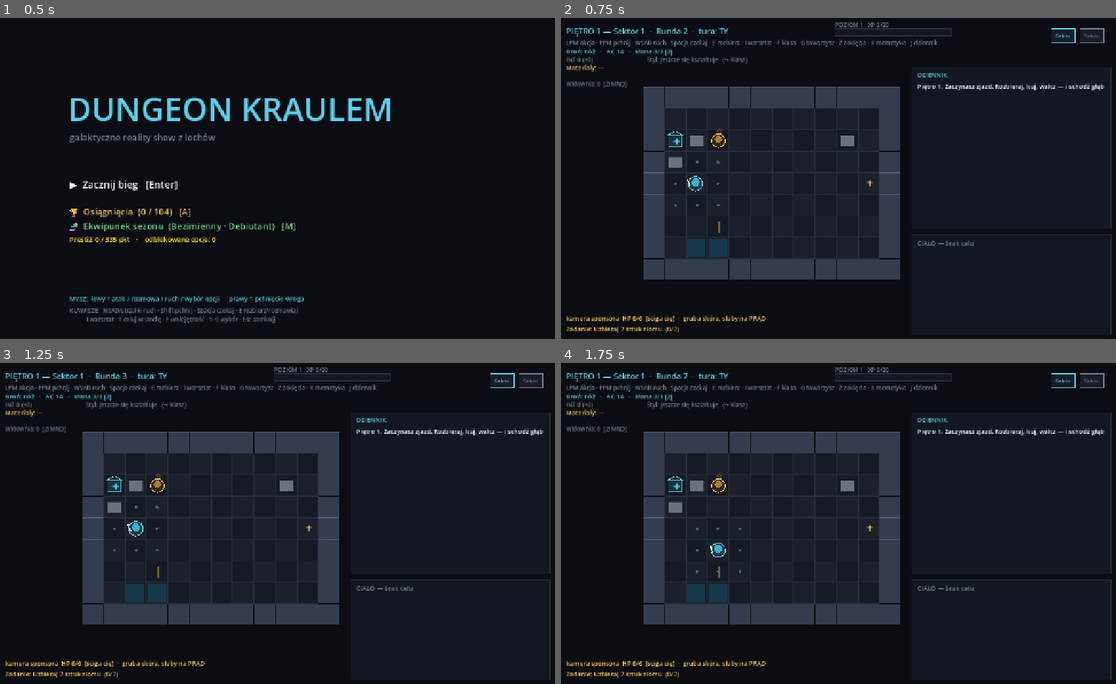
Above: before the commit, frames 1-4 (two rows, left to right).
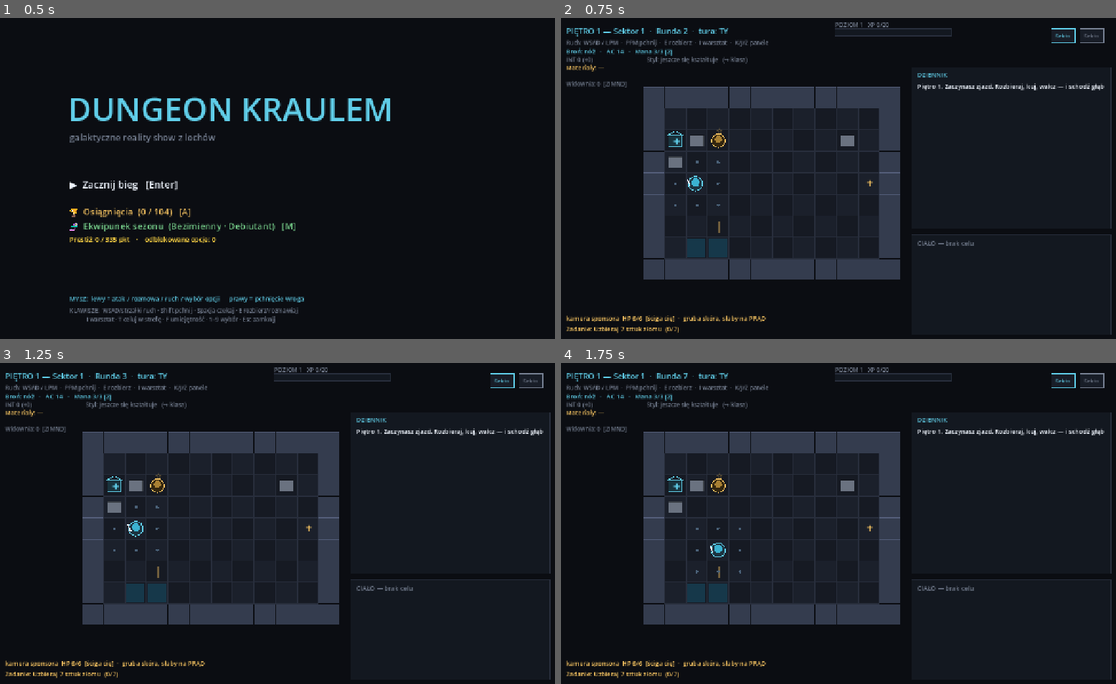
Above: after the commit, the same moments.

Repository: misiumen/crawlergame
Game: Godot game, scene res://scenes/Slice.tscn
Two runs of this game, one before a commit and one after it. Both use one fixed random seed, a clock stepped at 60 frames per second and the inputs below.
Inputs (mouse positions are in pixels of both pictures, inside the frame that each line leads up to):
- Up to frame 1 (0.5 s): no input
- Up to frame 2 (0.75 s): tap Enter at 0.5 s; move the mouse to (960, 162) at 0.52 s; hold Right from 0.53 s (still down); tap M at 0.6 s; click (960, 162) at 0.67 s
- Up to frame 3 (1.25 s): keep holding Right; tap Space at 0.77 s
- Up to frame 4 (1.75 s): tap Space at 1.25, 1.52 s; move the mouse to (721, 539) at 1.27 s; release Right at 1.28 s; hold Down from 1.28 s (still down); tap Enter at 1.35 s; click (721, 539) at 1.42 s

Frame 1 is identical in both runs. In frame 2, 0.6% of the frame differs, in the area x 1-68%, y 6-9%; in frame 3, 0.6%; in frame 4, 0.6%.

Commit message:
Fix UI mess: banners that never vanished, toasts over menus, stacked modals, HUD overlap
Rundown of why it got chaotic (incremental overlays piled up without discipline):

1. Banners never cleared. _add_banner() only set _banner; nothing reset it — so
   the first banner (ZADANIE WYKONANE / POZIOM N / ŁOWCA…) floated over the board
   forever. Added a _banner_t timer: it now holds ~2.2s then fades out.
2. Toasts painted over full-screen menus. Every menu early-return (journal / meta /
   achievements / summary) also called _draw_toasts(), so achievement toasts landed
   on top of the journal etc. Toasts now only render during gameplay + on the title.
3. In-game modals were 11 independent if-checks that could stack. Converted to a
   single elif chain (priority: box→levelup→event→route→class→dialogue→safehouse→
   crawler→spells→memetyka→warsztat) so exactly ONE modal ever draws.
4. HUD overlap: the top-right "Jesteś:" species line collided with the long
   controls hint. Shortened the hint and clipped it to 580px so it cannot reach
   the level/species readout.

587 GUT checks (new: banner auto-clears). Boots clean; exe rebuilt.

Co-Authored-By: Claude Opus 4.8 (1M context) <noreply@anthropic.com>

Diff:
--- a/dungeon-kraulem-godot/scenes/BoardView.gd
+++ b/dungeon-kraulem-godot/scenes/BoardView.gd
@@ -2105,8 +2105,10 @@
 	return ""
 
 var _banner := ""
+var _banner_t := 0.0          # seconds the current banner stays before fading out
 func _add_banner(txt: String) -> void:
 	_banner = txt
+	_banner_t = 2.2
 
 func _add_floater(id: int, text: String, color: Color) -> void:
 	var pos: Vector2 = _vpos.get(id, _cell_px(Vector2i.ZERO))
@@ -2136,6 +2138,10 @@
 	_toasts = _toasts.filter(func(x): return float(x["t"]) < float(x["ttl"]))
 	if _ach_flash > 0.0:
 		_ach_flash = maxf(0.0, _ach_flash - dt)
+	if _banner_t > 0.0:
+		_banner_t = maxf(0.0, _banner_t - dt)
+		if _banner_t == 0.0:
+			_banner = ""
 	queue_redraw()
 
 ## Advance the lootbox-opening reveal through its phases.
@@ -2164,17 +2170,15 @@
 
 func _draw() -> void:
 	_click_zones.clear()   # rebuilt below to match exactly what's drawn this frame
+	# Full-screen content menus own the whole screen — no toasts layered over them.
 	if _meta_screen:
 		_draw_meta_screen()
-		_draw_toasts()
 		return
 	if _journal_screen and sim != null:
 		_draw_journal()
-		_draw_toasts()
 		return
 	if _ach_screen:
 		_draw_ach_screen()
-		_draw_toasts()
 		return
 	if _title:
 		_draw_title()
@@ -2183,7 +2187,6 @@
 	if sim == null: return
 	if not _summary.is_empty():
 		_draw_run_summary()
-		_draw_toasts()
 		return
 	draw_rect(Rect2(0, 0, 1280, 720), COL_BG)
 	var sh := Vector2(randf_range(-_shake, _shake), randf_range(-_shake, _shake))
@@ -2455,10 +2458,11 @@
 		var ogn: String = MetaCatalog.def_of(p.origin_key).get("label", "?")
 		draw_string(_font, Vector2(xb.position.x, 56), "Jesteś: %s  ·  %s" % [spn, ogn],
 			HORIZONTAL_ALIGNMENT_LEFT, 320, 12, META_KIND_COL["species"])
-	# Controls hint (mouse-first)
+	# Controls hint (mouse-first) — clipped to 580px so it can't run under the
+	# top-right level/species readout.
 	draw_string(_font, Vector2(40, 60),
-		"LPM akcja · PPM pchnij · WSAD ruch · Spacja czekaj · E rozbierz · I warsztat · F klasa · G towarzysz · Z zaklęcia · K memetyka · J dziennik",
-		HORIZONTAL_ALIGNMENT_LEFT, -1, 13, COL_DIM)
+		"Ruch: WSAD / LPM  ·  PPM pchnij  ·  E rozbierz  ·  I warsztat  ·  K/J/Z panele",
+		HORIZONTAL_ALIGNMENT_LEFT, 580, 13, COL_DIM)
 	# Weapon / coating / armor
 	var wln := "Broń: nóż"
 	if p.coating == "electric": wln += "  [PRĄD x%d]" % p.coating_charges
@@ -2561,32 +2565,34 @@
 		var alpha := 0.5 + 0.5 * float(i + 1) / _log.size()
 		draw_string(_font, Vector2(lx + 12, 158 + i * 22), _log[i],
 			HORIZONTAL_ALIGNMENT_LEFT, lw - 24, 14, Color(COL_BRIGHT, alpha))
-	if _banner != "":
+	if _banner != "" and _banner_t > 0.0:
+		var ba: float = clampf(_banner_t / 0.6, 0.0, 1.0)   # fade out over the last 0.6s
 		draw_string(_font, Vector2(_origin.x + 120, _origin.y + 160), _banner,
-			HORIZONTAL_ALIGNMENT_LEFT, -1, 44, COL_BRIGHT)
+			HORIZONTAL_ALIGNMENT_LEFT, -1, 44, Color(COL_BRIGHT, ba))
 	_draw_body_readout(lx, lw)
-	if _craft_open:
-		_draw_craft_panel()
-	if not _class_offer.is_empty():
-		_draw_class_offer()
-	if not _route_offer.is_empty():
-		_draw_route_offer()
-	if not _dlg.is_empty():
-		_draw_dialogue()
+	# Exactly ONE in-game modal at a time (priority order), so nothing ever stacks.
 	if not _box_anim.is_empty():
 		_draw_box_open()
-	if not _levelup.is_empty():
+	elif not _levelup.is_empty():
 		_draw_levelup()
-	if not _safehouse.is_empty():
+	elif not _event.is_empty():
+		_draw_event_modal()
+	elif not _route_offer.is_empty():
+		_draw_route_offer()
+	elif not _class_offer.is_empty():
+		_draw_class_offer()
+	elif not _dlg.is_empty():
+		_draw_dialogue()
+	elif not _safehouse.is_empty():
 		_draw_safehouse()
-	if not _crawler.is_empty():
+	elif not _crawler.is_empty():
 		_draw_crawler_modal()
-	if not _event.is_empty():
-		_draw_event_modal()
-	if _spellbook:
+	elif _spellbook:
 		_draw_spellbook()
-	if _meme_screen:
+	elif _meme_screen:
 		_draw_meme_screen()
+	elif _craft_open:
+		_draw_craft_panel()
 	_draw_toasts()
 
 ## VS-style achievement toasts: tier-framed panels that slide in from the right,
--- a/dungeon-kraulem-godot/tests/test_view.gd
+++ b/dungeon-kraulem-godot/tests/test_view.gd
@@ -363,6 +363,13 @@
 	var celeb: Dictionary = Flavor.celebrity_for(2, bv._narr_rng)
 	_ck(not celeb.is_empty() and celeb.has("intro"), "a depth-appropriate celebrity cameo is available")
 
+	# banner auto-clears (was sticking forever — "zadanie wykonane" never vanished)
+	bv._add_banner("TEST BANNER")
+	_ck(bv._banner == "TEST BANNER", "a banner shows when triggered")
+	for i in 30:
+		bv._process(0.1)                 # 3s of frames > the 2.2s banner timer
+	_ck(bv._banner == "", "the banner auto-clears after its timer")
+
 	# hammer many actions + frames; must never crash
 	for i in 30:
 		bv.handle_dir(Vector2i.LEFT)
